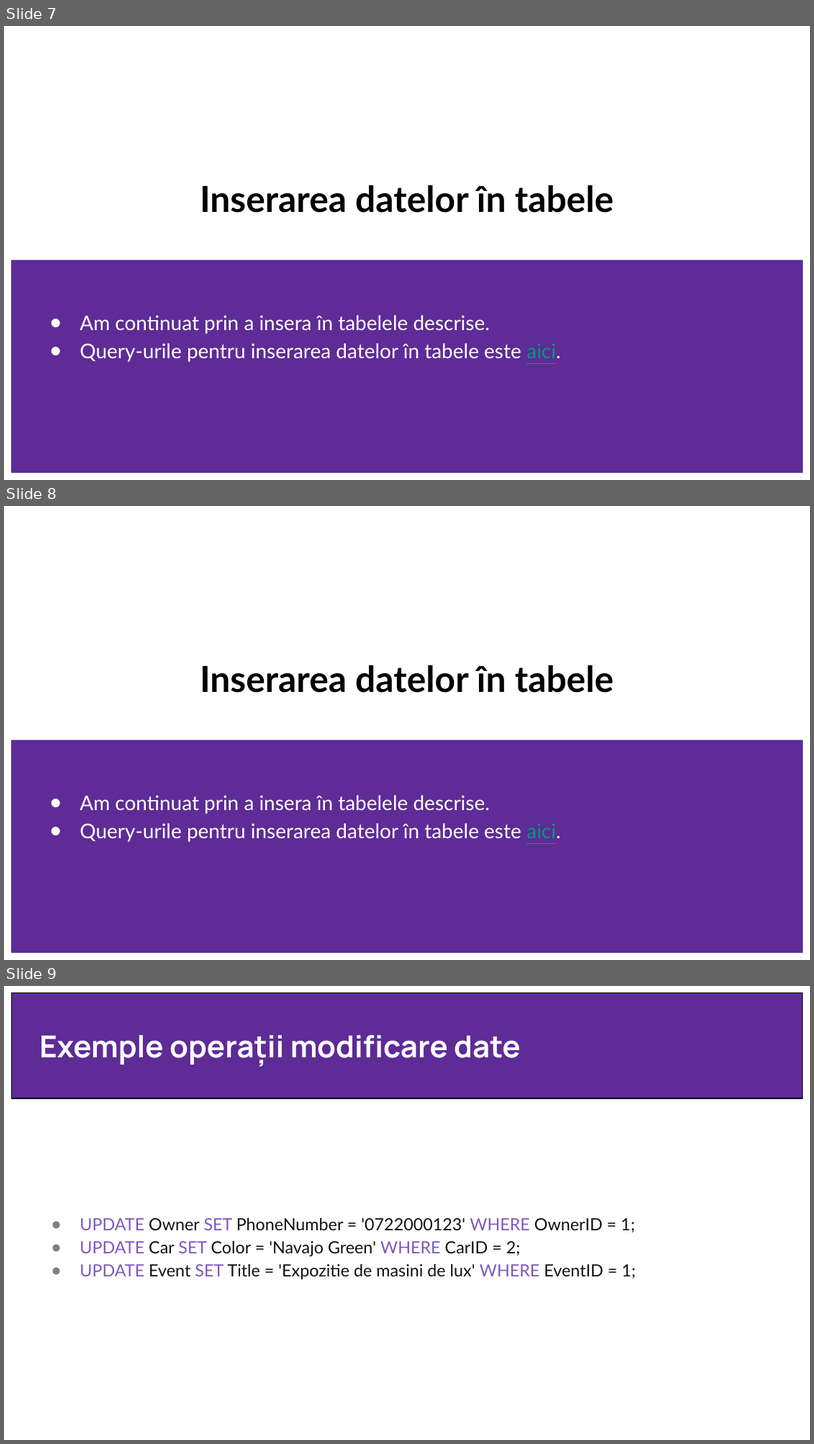
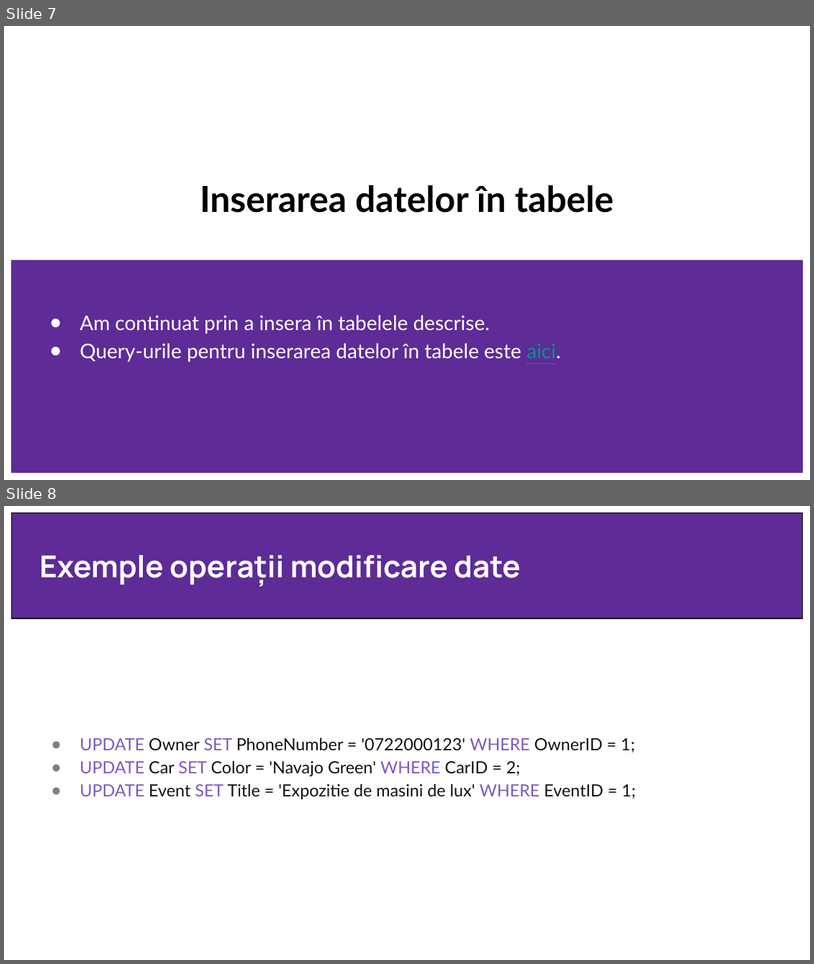
Before and after one commit to kyorri/database-project, a slide deck: Proiect BD - Muzeu mașini de colecție.pptx. Shown one above the other, each under a label of ours: slides 7, 8 and 9 before the commit, slides 7 and 8 after it. The pictures are 814x1444 and 814x964 pixels, drawn with LibreOffice and Linux fonts; fonts in the diff are those of the drawing. Boxes give left, top, right and bottom in pixels: in the first picture for what was removed or moved away, otherwise in the second. Text is boxed around its words. In the diff, an @@ line names an element or a change of style, - is before the commit and + after.

```diff
--- a/Proiect BD - Muzeu mașini de colecție.pptx
+++ b/Proiect BD - Muzeu mașini de colecție.pptx
@@ slide 8 removed at (4, 506, 810, 960), background #FFFFFF; not listed: 1 template element that a slide beside it also shows @@
@@ title removed at (200, 665, 614, 692) @@
-Inserarea datelor în tabele
@@ text removed at (80, 795, 561, 842) @@
-● Am continuat prin a insera în tabelele descrise.
-● Query-urile pentru inserarea datelor în tabele este aici.
@@ what was slide 9 is now slide 8 @@
```
Also in this commit, not shown: 13 other files.
